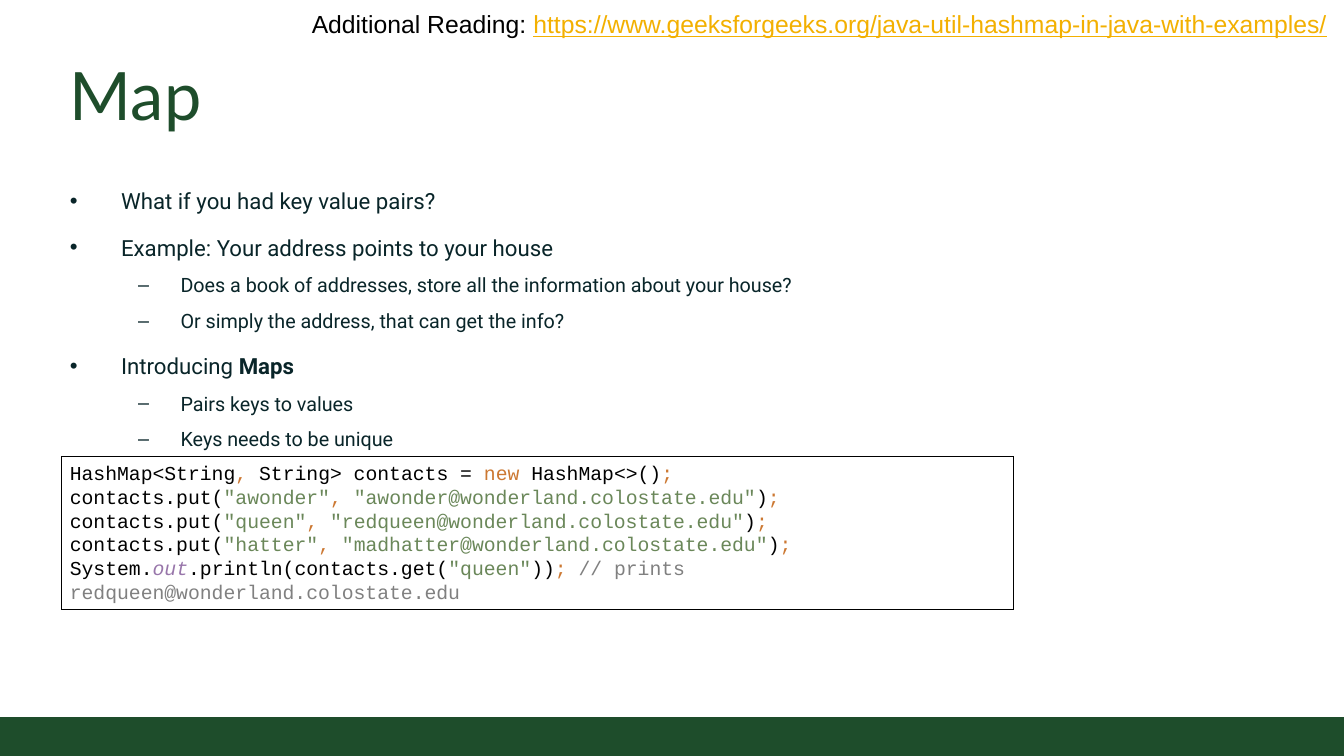
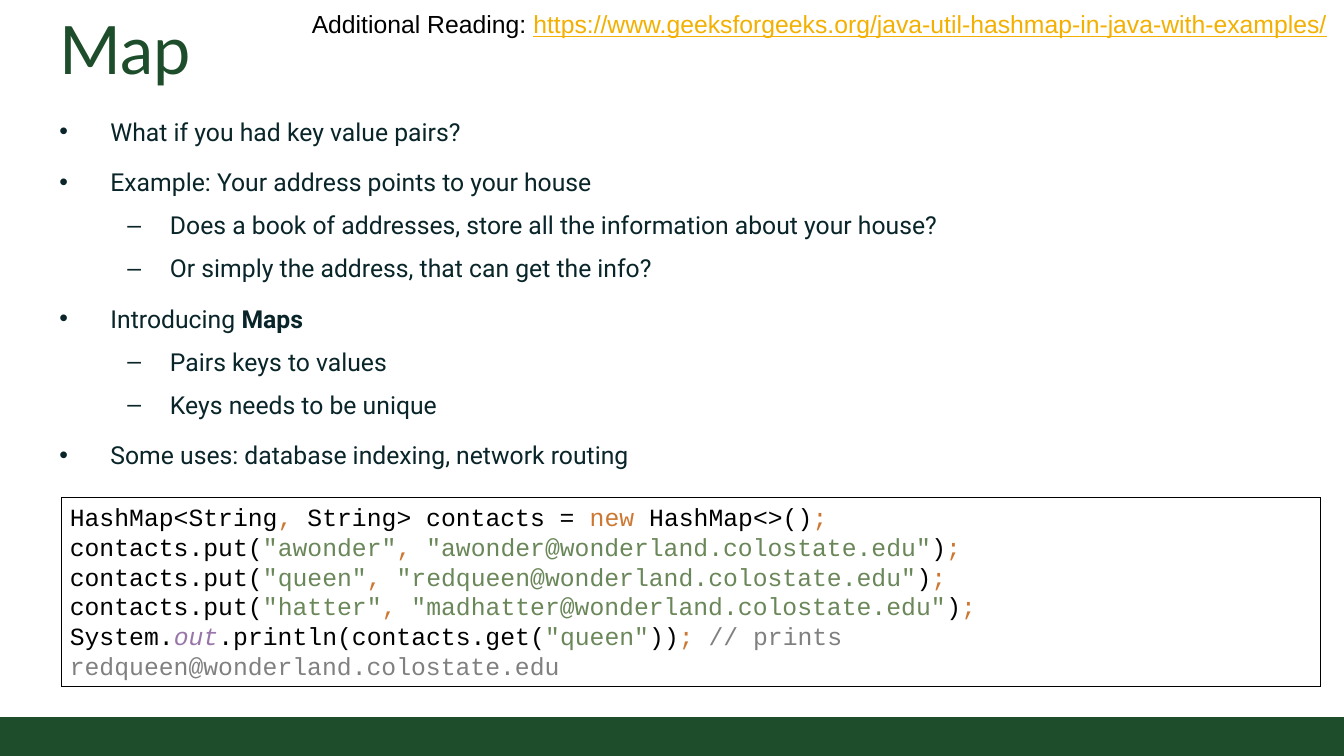
Before and after one commit to CSU-CompSci-CS163-4/Handouts, a slide deck: slide 8 of slides/On-Campus/14_03_Collections.pptx (slide 7 before the commit). Drawn at 1344x756 pixels with LibreOffice and Linux fonts; fonts in the diff are those of the drawing; background and template pictures are left out. Boxes give left, top, right and bottom in pixels: in the first picture for what was removed or moved away, otherwise in the second. Text is boxed around its words. In the diff, an @@ line names an element or a change of style, - is before the commit and + after.

```diff
--- a/slides/On-Campus/14_03_Collections.pptx
+++ b/slides/On-Campus/14_03_Collections.pptx
@@ title "Map": place and size @@
-title "Map" at (70, 72, 201, 132)
+title "Map" at (59, 26, 190, 86)
@@ text "What if you had key ...": place and size @@
-text "What if you had key ..." at (121, 192, 792, 451)
+text "What if you had key ..." at (110, 122, 937, 469)
@@ text at (110, 122, 937, 420): size 18 to 20 pt in "What if you had key value pairs?", "Example: Your address points to your house", "Introducing Maps"; size 16 to 20 pt in "Does a book of addresses, store all ...", "Or simply the address, that can get ...", "Pairs keys to values", "Keys needs to be unique" @@
@@ text at (110, 445, 629, 469): paragraph added @@
+• Some uses: database indexing, network routing
@@ rectangle "HashMap<String, String> contacts = new ...": place and size @@
-rectangle "HashMap<String, String> contacts = new ..." at (61, 456, 1014, 609)
+rectangle "HashMap<String, String> contacts = new ..." at (61, 498, 1321, 687)
@@ rectangle "HashMap<String, String> contacts = new ..." at (61, 498, 1321, 687): size 16 to 20 pt @@
```
Also in this commit, not shown: 5 other slides changed, 4 slides added, 1 slide removed.
